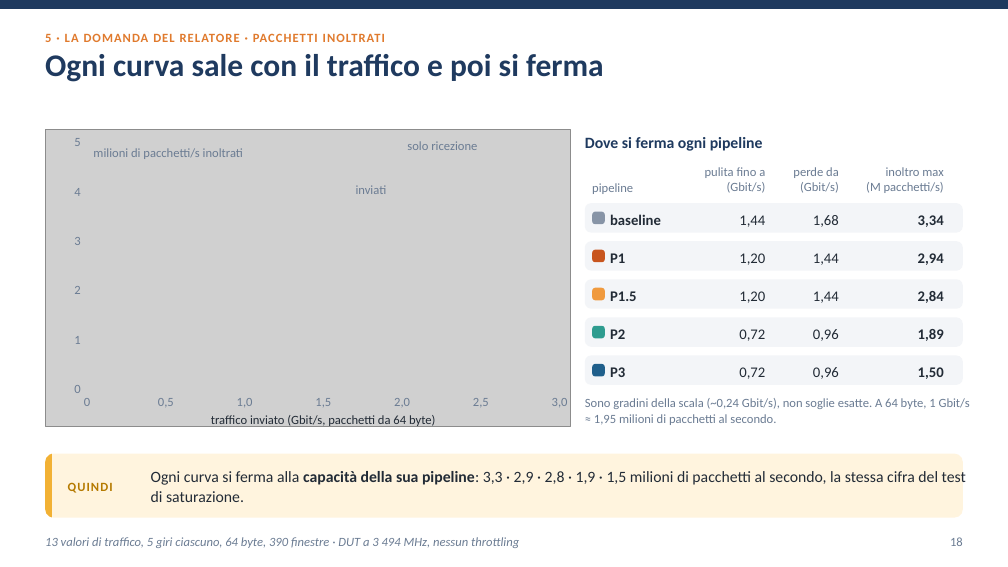
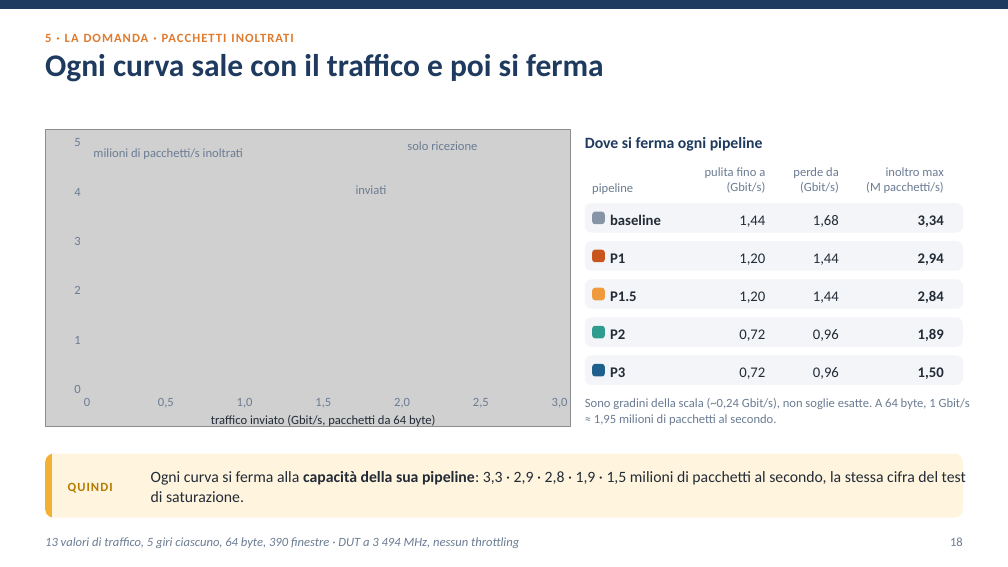
Before and after one commit to ettore-cantile/ipa_lab, a slide deck: slide 18 of docs/Test reale su dual boot.pptx. Drawn at 1008x567 pixels with LibreOffice and Linux fonts; fonts in the diff are those of the drawing; grey boxes stand for pictures. Boxes give left, top, right and bottom in pixels: in the first picture for what was removed or moved away, otherwise in the second. Text is boxed around its words. In the diff, an @@ line names an element or a change of style, - is before the commit and + after.

```diff
--- a/docs/Test reale su dual boot.pptx
+++ b/docs/Test reale su dual boot.pptx
@@ text at bbox=[45, 33, 293, 42]: text changed @@
-5 · LA DOMANDA DEL RELATORE · PACCHETTI INOLTRATI
+5 · LA DOMANDA · PACCHETTI INOLTRATI
```
Also in this commit, not shown: 8 other slides changed, 11 other files.
